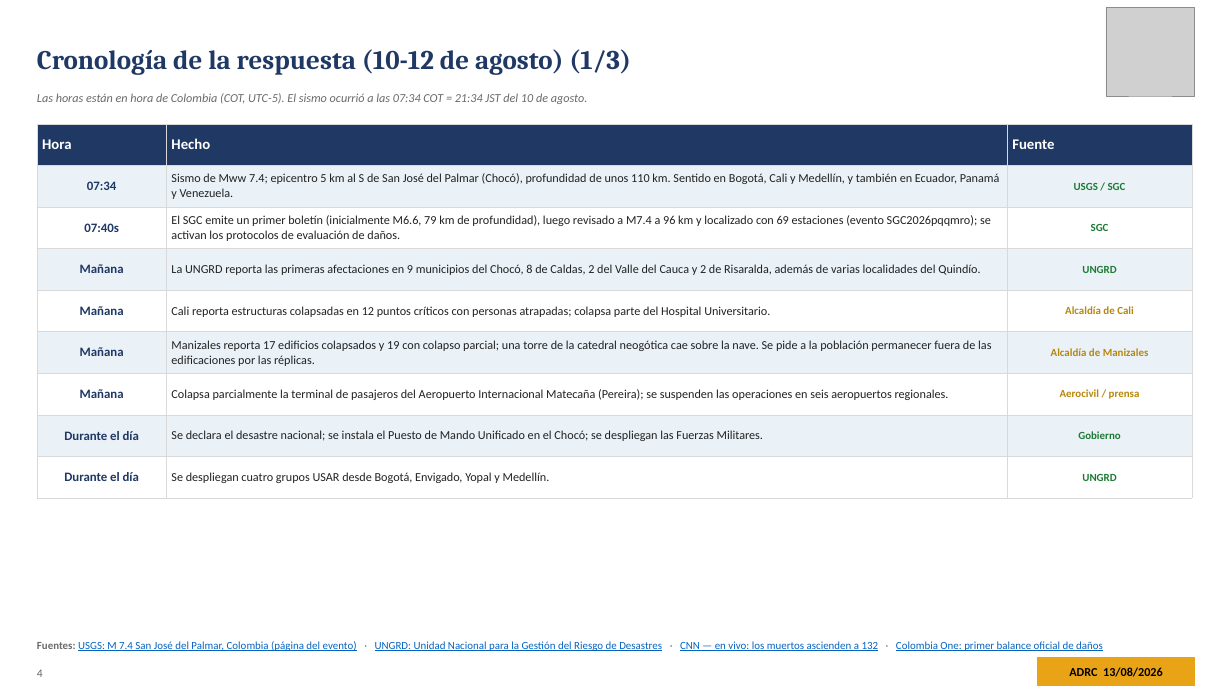
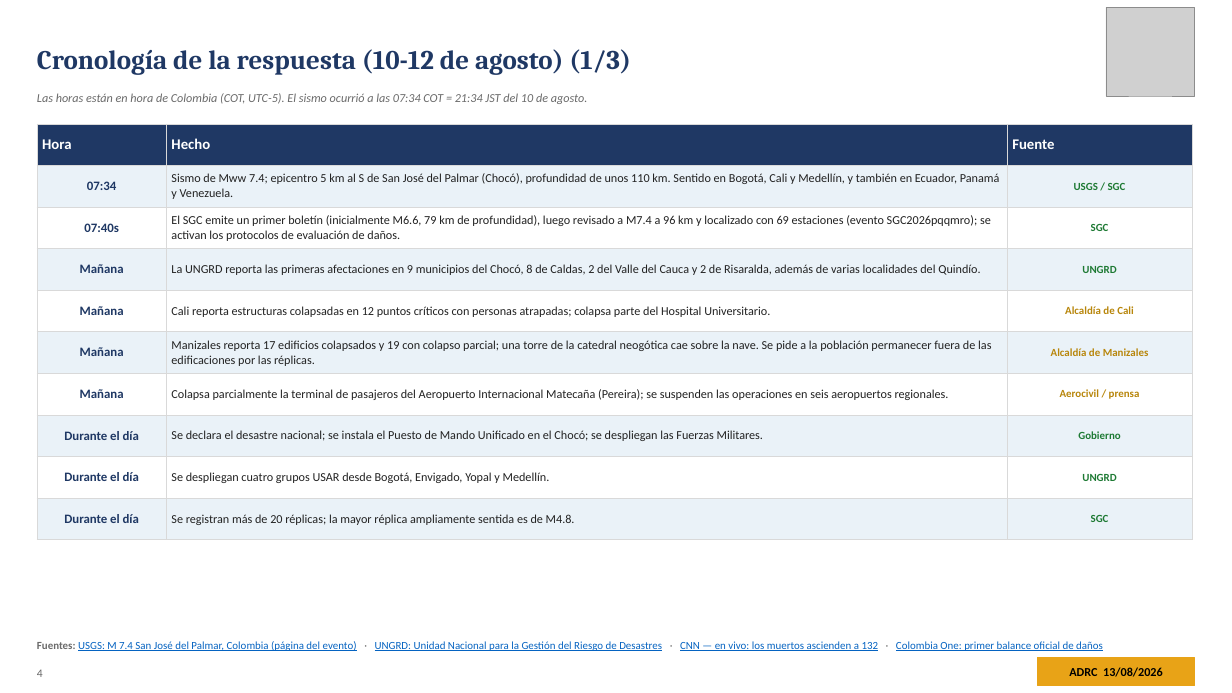
Before and after one commit to kochobi-max/whatsmap, a slide deck: slide 4 of reports/colombia_eq_20260810/output/ADRC_EQ_COL_Choco_20260810_ES.pptx. Drawn at 1232x693 pixels with LibreOffice and Linux fonts; fonts in the diff are those of the drawing; grey boxes stand for pictures. Boxes give left, top, right and bottom in pixels: in the first picture for what was removed or moved away, otherwise in the second. Text is boxed around its words. In the diff, an @@ line names an element or a change of style, - is before the commit and + after.

```diff
--- a/reports/colombia_eq_20260810/output/ADRC_EQ_COL_Choco_20260810_ES.pptx
+++ b/reports/colombia_eq_20260810/output/ADRC_EQ_COL_Choco_20260810_ES.pptx
@@ table at bbox=[37, 124, 1192, 529] @@
+row 10: Durante el día | Se registran más de 20 réplicas; la mayor réplica ampliamente sentida es de M4.8. | SGC
```
Also in this commit, not shown: 5 other slides changed, 7 other files.
